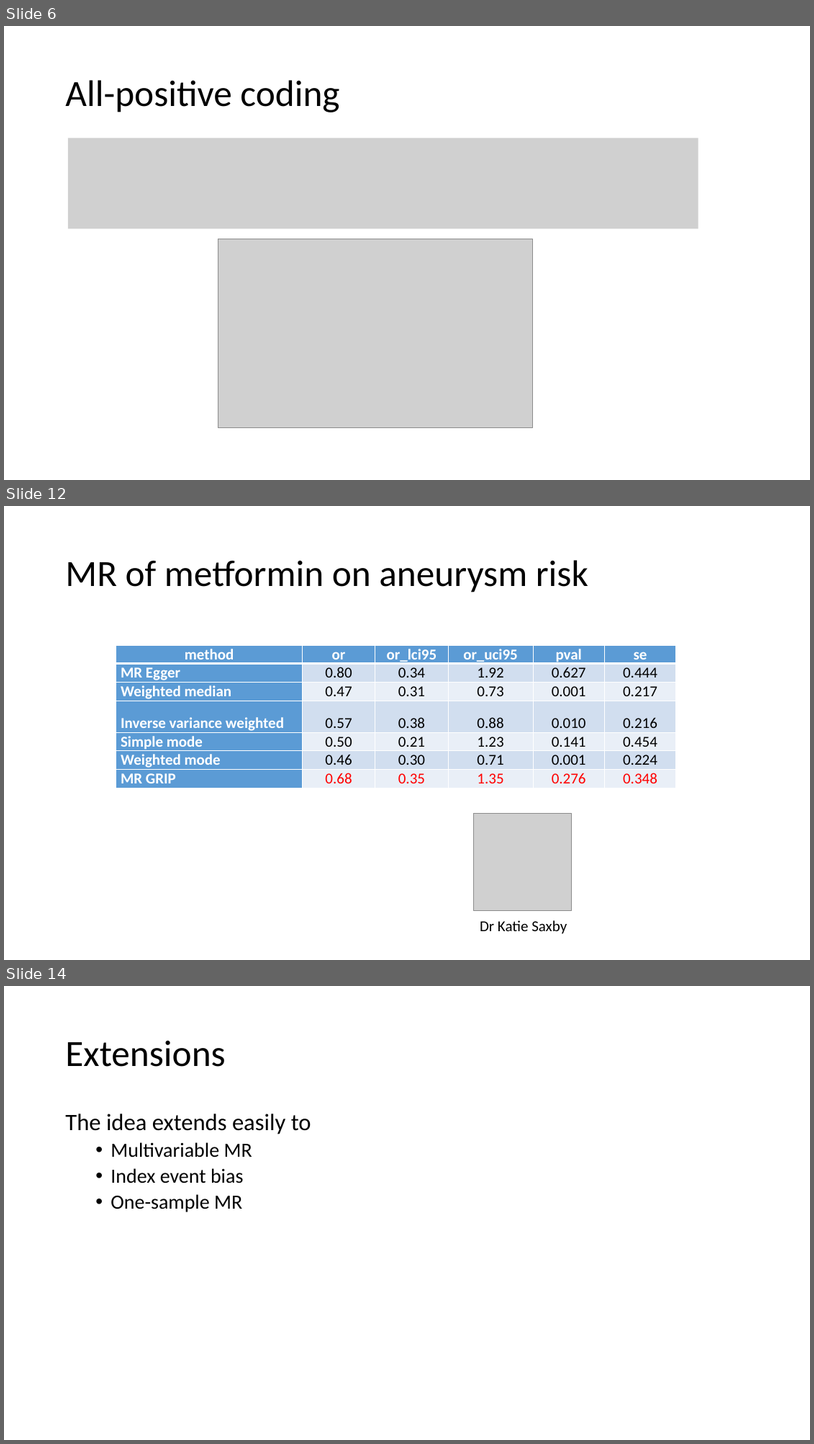
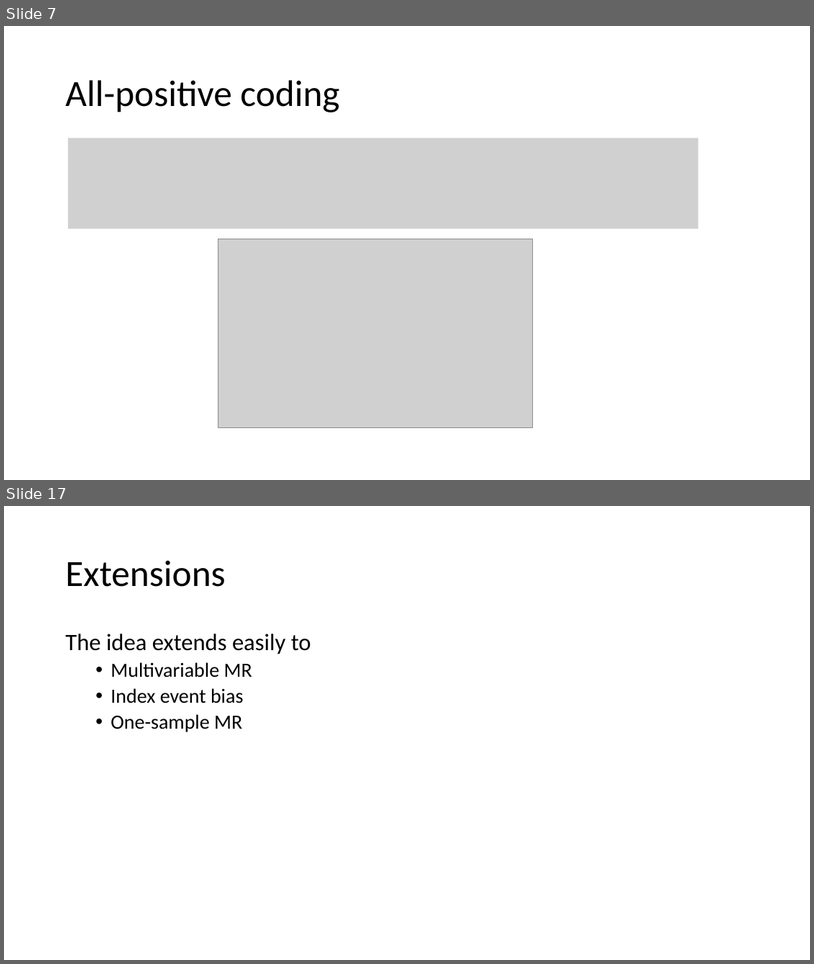
Before and after one commit to DudbridgeLab/mr-grip, a slide deck: GRIP.pptx. Shown one above the other, each under a label of ours: slides 6, 12 and 14 before the commit, slides 7 and 17 after it; the slides between them are not shown. The pictures are 814x1444 and 814x964 pixels, drawn with LibreOffice and Linux fonts; fonts in the diff are those of the drawing; grey boxes stand for pictures. Boxes give left, top, right and bottom in pixels: in the first picture for what was removed or moved away, otherwise in the second. Text is boxed around its words. In the diff, an @@ line names an element or a change of style, - is before the commit and + after.

```diff
--- a/GRIP.pptx
+++ b/GRIP.pptx
@@ slide 12 removed at (4,506,810,960), background #FFFFFF @@
@@ title removed at (65,560,589,592) @@
-MR of metformin on aneurysm risk
@@ table removed at (116,645,676,791), 7 rows, 6 columns @@
-method | or | or_lci95 | or_uci95 | pval | se
-MR Egger | 0.80 | 0.34 | 1.92 | 0.627 | 0.444
-Weighted median | 0.47 | 0.31 | 0.73 | 0.001 | 0.217
-Inverse variance weighted | 0.57 | 0.38 | 0.88 | 0.010 | 0.216
-Simple mode | 0.50 | 0.21 | 1.23 | 0.141 | 0.454
-Weighted mode | 0.46 | 0.30 | 0.71 | 0.001 | 0.224
-MR GRIP | 0.68 | 0.35 | 1.35 | 0.276 | 0.348
@@ picture removed at (474,813,571,911) @@
@@ text removed at (480,920,567,934) @@
-Dr Katie Saxby
@@ what was slide 6 is now slide 7 @@
@@ what was slide 14 is now slide 17 @@
```
Also in this commit, not shown: 7 slides changed, 8 slides added, 4 other slides removed, 1 other file.
